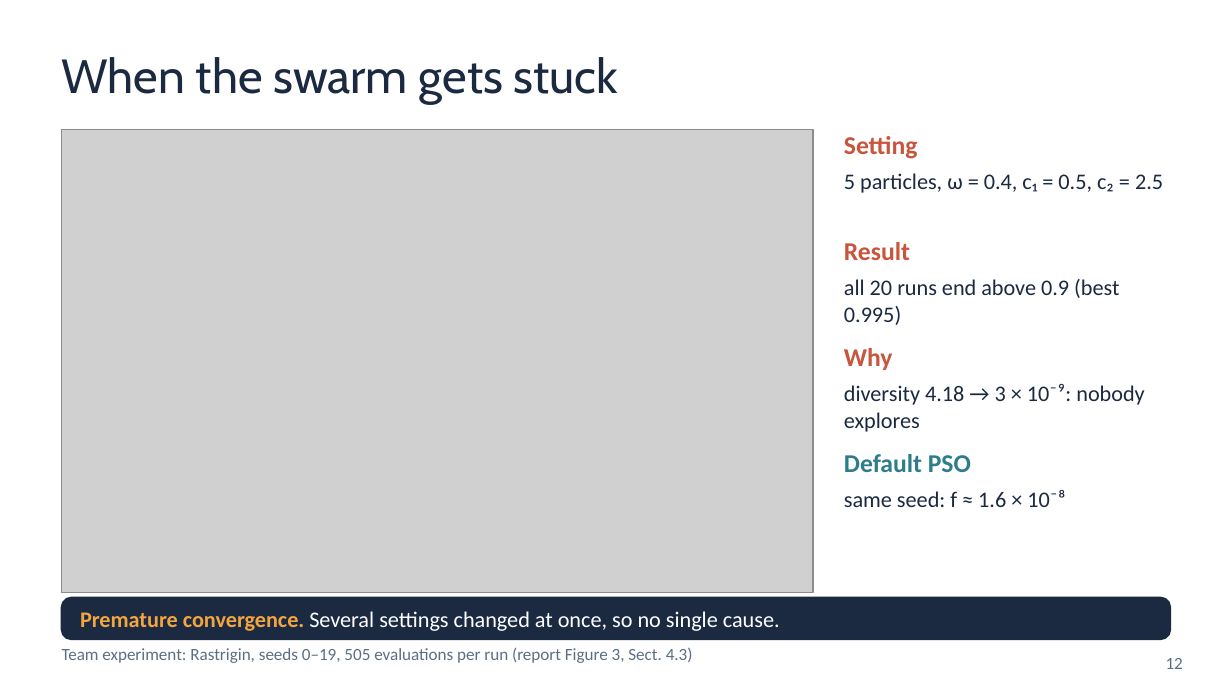
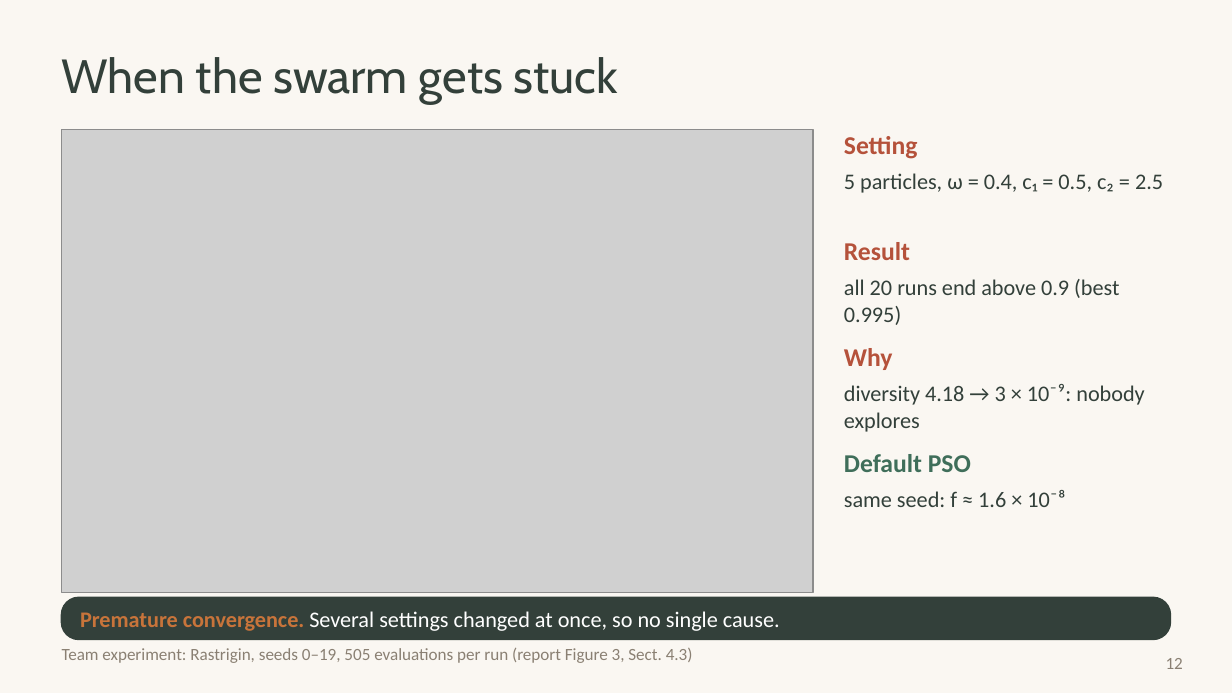
Before and after one commit to huynhhuuphucminh/Seminar-AI, a slide deck: slide 12 of slides/Slide_Seminar_PSO.pptx. Drawn at 1232x693 pixels with LibreOffice and Linux fonts; fonts in the diff are those of the drawing; grey boxes stand for pictures. Boxes give left, top, right and bottom in pixels: in the first picture for what was removed or moved away, otherwise in the second. Text is boxed around its words. In the diff, an @@ line names an element or a change of style, - is before the commit and + after.

```diff
--- a/slides/Slide_Seminar_PSO.pptx
+++ b/slides/Slide_Seminar_PSO.pptx
@@ background #FFFFFF to #FAF7F2 @@
@@ text colour #C8553D to #B5523B in 3 elements at (844, 136, 918, 159), (844, 242, 910, 260), (844, 348, 893, 370) @@
@@ text "Default PSO" at (844, 454, 971, 472): text colour #2E7D8C to #3F6E5A @@
@@ text colour #1B2A41 to #33403A in 5 elements at (62, 57, 618, 104), (844, 173, 1163, 193), (844, 279, 1119, 325), (844, 384, 1144, 432), (844, 490, 1065, 507) @@
@@ rounded rectangle at (62, 598, 1170, 639): fill #1B2A41 to #33403A; outline #1B2A41 1 pt to #33403A 1 pt; proportions changed @@
@@ text "Premature convergence. Several settings changed ..." at (80, 611, 780, 631): text colour #F2A541 to #C8743A in "Premature convergence." @@
@@ text "Team experiment: Rastrigin, seeds 0–19, ..." at (62, 648, 693, 663): text colour #5C6F82 to #8A8073 @@
@@ page number at (1166, 658, 1183, 669): text colour #5C6F82 to #8A8073 @@
```
Also in this commit, not shown: 18 other slides changed, 8 other files.
